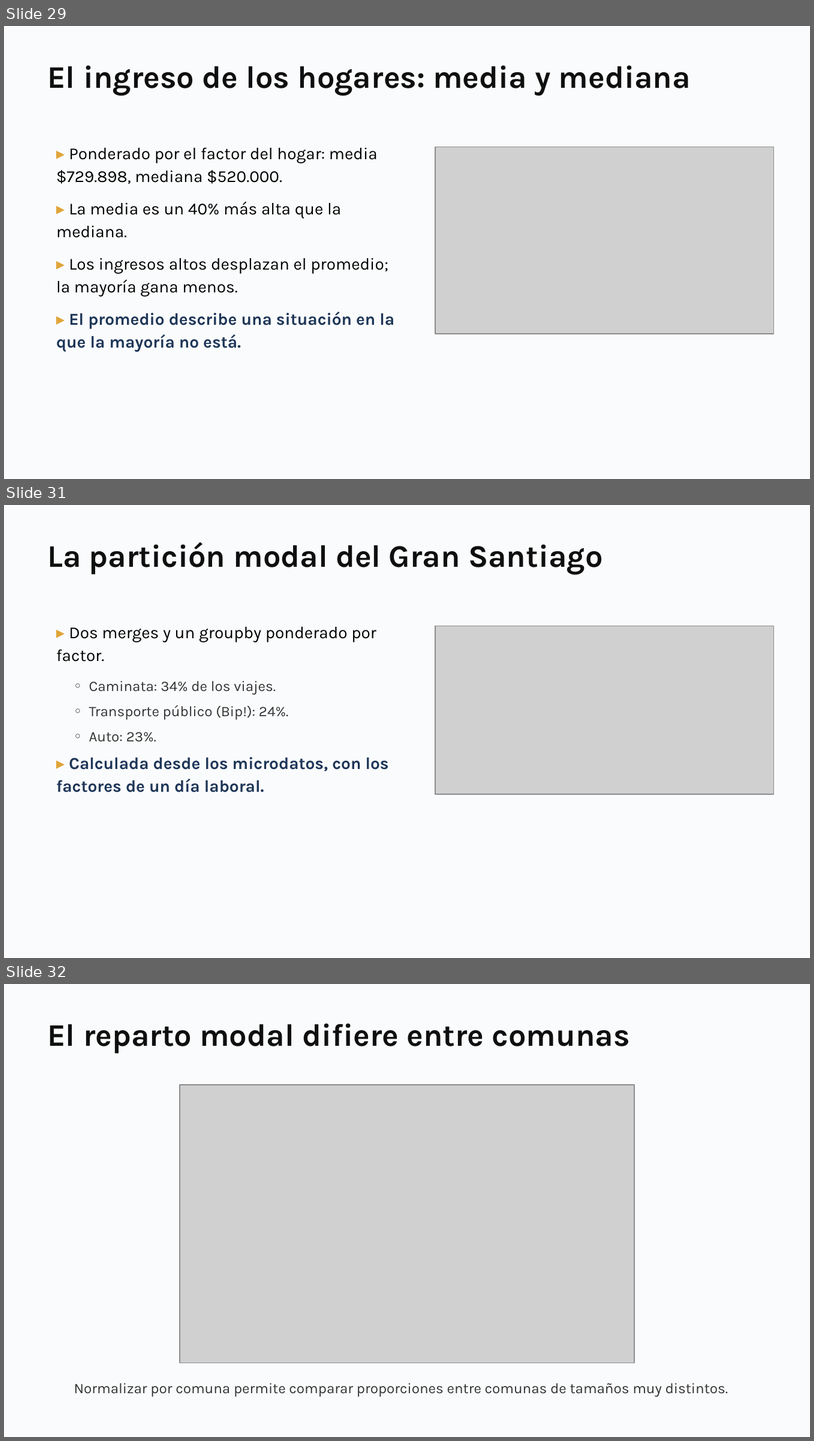
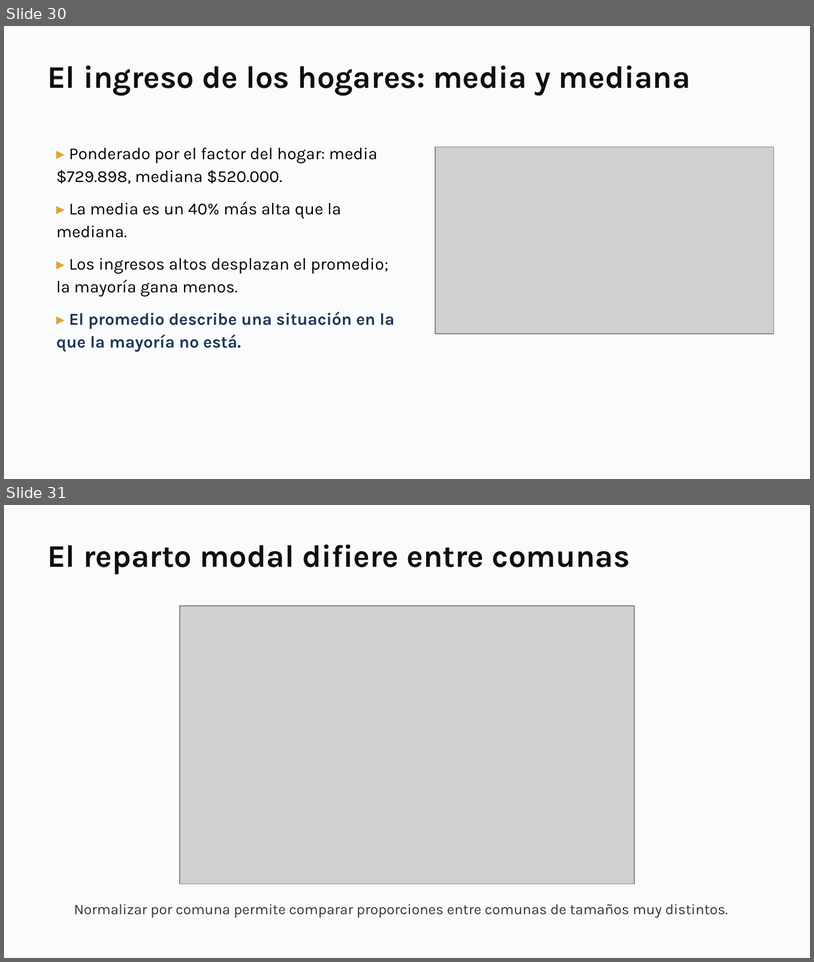
Before and after one commit to daniopitz/cienciadatos, a slide deck: presentaciones/clase02_pandas_eda.pptx. Shown one above the other, each under a label of ours: slides 29, 31 and 32 before the commit, slides 30 and 31 after it; the slides between them are not shown. The pictures are 814x1441 and 814x962 pixels, drawn with LibreOffice and Linux fonts; fonts in the diff are those of the drawing; grey boxes stand for pictures. Boxes give left, top, right and bottom in pixels: in the first picture for what was removed or moved away, otherwise in the second. Text is boxed around its words. In the diff, an @@ line names an element or a change of style, - is before the commit and + after.

```diff
--- a/presentaciones/clase02_pandas_eda.pptx
+++ b/presentaciones/clase02_pandas_eda.pptx
@@ slide 31 removed at bbox=[4, 505, 810, 958], background #FFFFFF @@
@@ rectangle removed at bbox=[4, 505, 810, 958] @@
@@ text removed at bbox=[47, 542, 603, 574] @@
-La partición modal del Gran Santiago
@@ text removed at bbox=[56, 627, 389, 792] @@
-▸ Dos merges y un groupby ponderado por factor.
-◦ Caminata: 34% de los viajes.
-◦ Transporte público (Bip!): 24%.
-◦ Auto: 23%.
-▸ Calculada desde los microdatos, con los factores de un día laboral.
@@ picture removed at bbox=[435, 626, 774, 794] @@
@@ what was slide 29 is now slide 30 @@
@@ what was slide 32 is now slide 31 @@
```
Also in this commit, not shown: 1 slide changed, 1 slide added, 1 other slide removed, 1 other file.
